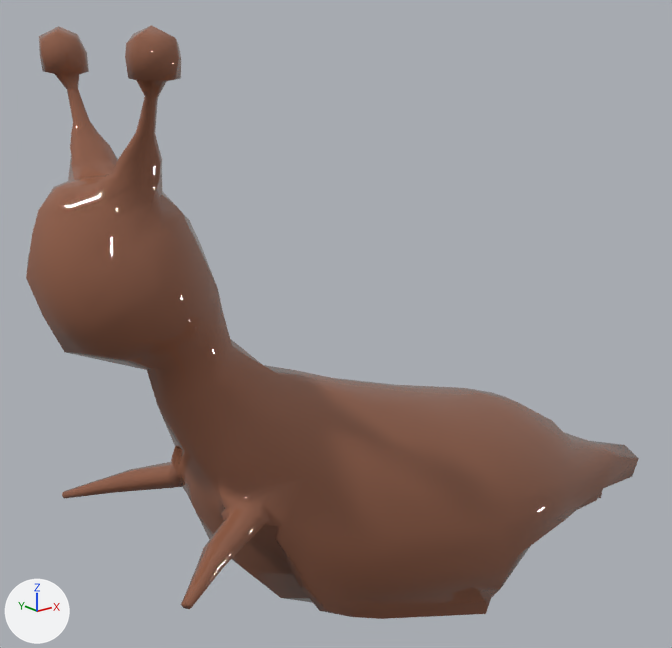
A saved change to the FBX model Assets/3D/Slug/Slug.fbx.
Before and after are seen from a 50 mm lens placed at (-4.46, -5.91, 5.03), pointed at (0.63, 0.45, 2.49). Lighting does not change. The marker at lower left points along +X, +Y and +Z.

Names of what the first picture shows: 'Slug'.
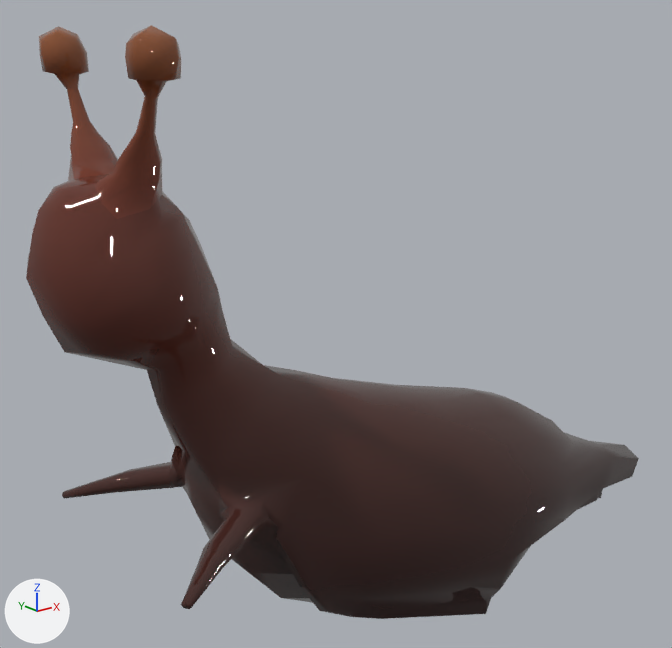
Commit message: Updated slug model, added in IK

What differs and where, as boxes [x1, y1, x2, y2] in the pictures (672 x 648 px):
'Slug', surface changed: [26, 26, 639, 619] in both
part 1 of me_sphere_001, surface changed: [26, 25, 639, 619] in both

Patch to the scene script:
```diff
--- a/Assets/3D/Slug/Slug.fbx.py
+++ b/Assets/3D/Slug/Slug.fbx.py
@@ img_slugatlas_png @@
+img_slugatlas_png = load_image('SlugAtlas.png', 'SlugAtlas.png', 1024, 1024, 'sRGB')
@@ mat_slug_mat @@
 mat_slug_mat = principled_material('Slug_Mat')
-mat_slug_mat.base_color = (0.288, 0.114, 0.0652)  # brown #925f48
+mat_slug_mat.texture = img_slugatlas_png
 mat_slug_mat.roughness = 0.0
@@ me_sphere_001 @@
 me_sphere_001.from_pydata(...)  # 572 vertices, 572 faces; spans x -3.55..3.52, y -1.22..1.22, z -1.05..4.13
 # used by ob_slug; location = (1.22, -0.01, 0.94)
+# me_sphere_001 part 1: texture (UV) coordinates of 572 of 572 faces, centred in x -3.44..3.38, y -1.02..1.02, z -1.04..4.09, changed; they spanned u 0.0..0.95, v 0.0..1.0 and now span u 0.04..0.77, v 0.0..0.43
 me_sphere_001.materials.append(mat_slug_mat)
```
